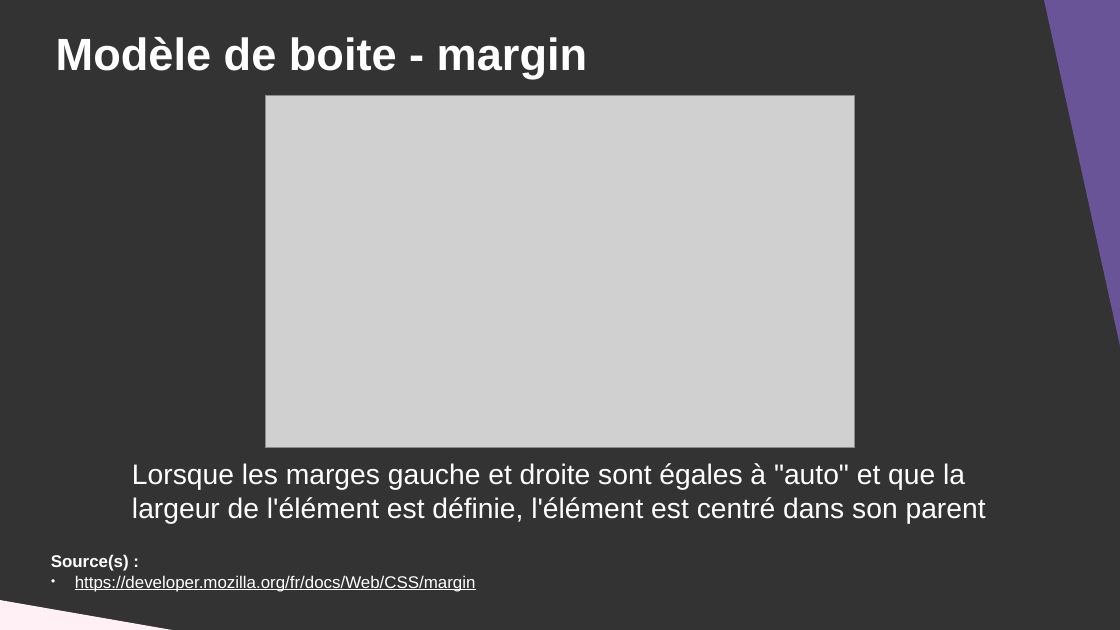
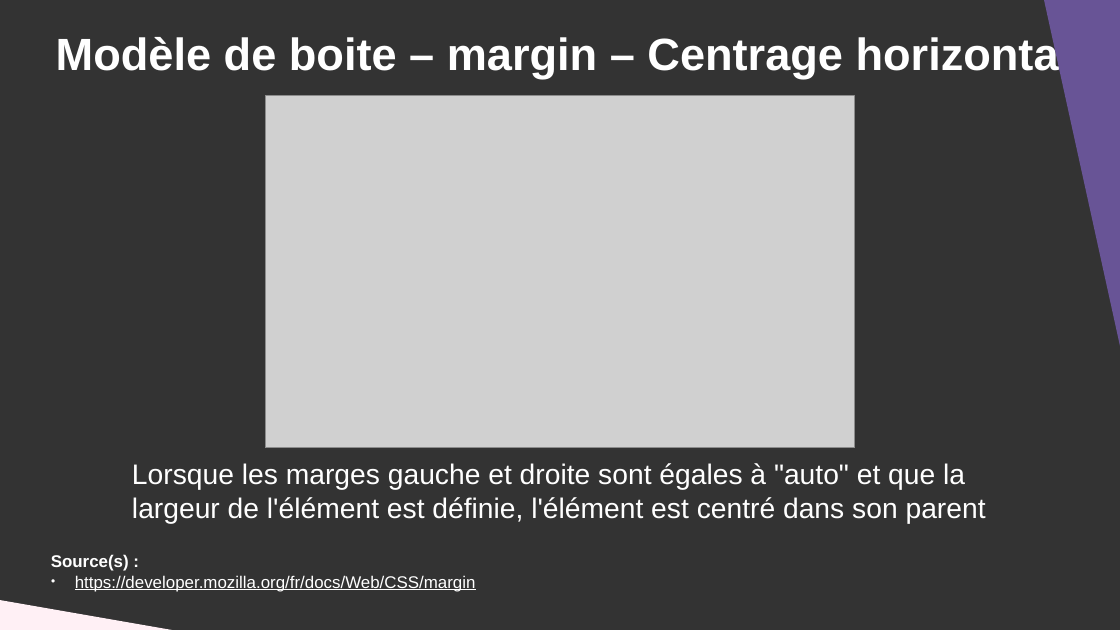
Before and after one commit to DanYellow/cours, a slide deck: slide 38 of integration-web-s1/travaux-pratiques/numero-5/presentation.odp. Drawn at 1120x630 pixels with LibreOffice and Linux fonts; fonts in the diff are those of the drawing; grey boxes stand for pictures. Boxes give left, top, right and bottom in pixels: in the first picture for what was removed or moved away, otherwise in the second. Text is boxed around its words. In the diff, an @@ line names an element or a change of style, - is before the commit and + after.

```diff
--- a/integration-web-s1/travaux-pratiques/numero-5/presentation.odp
+++ b/integration-web-s1/travaux-pratiques/numero-5/presentation.odp
@@ title at [56, 34, 1072, 78]: text changed @@
-Modèle de boite - margin
+Modèle de boite – margin – Centrage horizontal
```
Also in this commit, not shown: 1 slide added, 1 other file.
